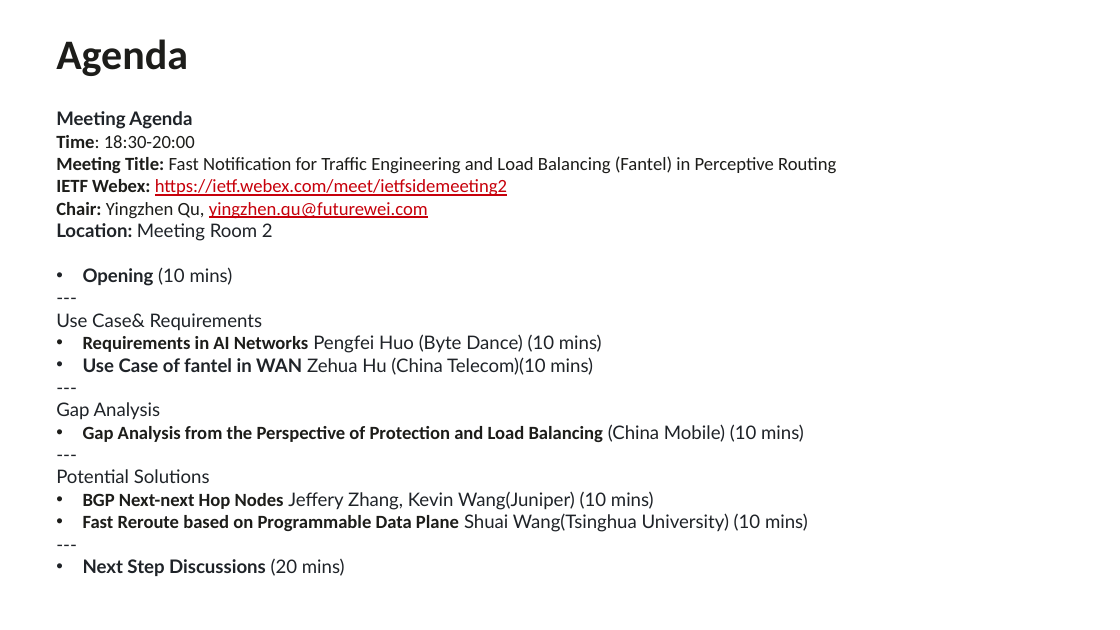
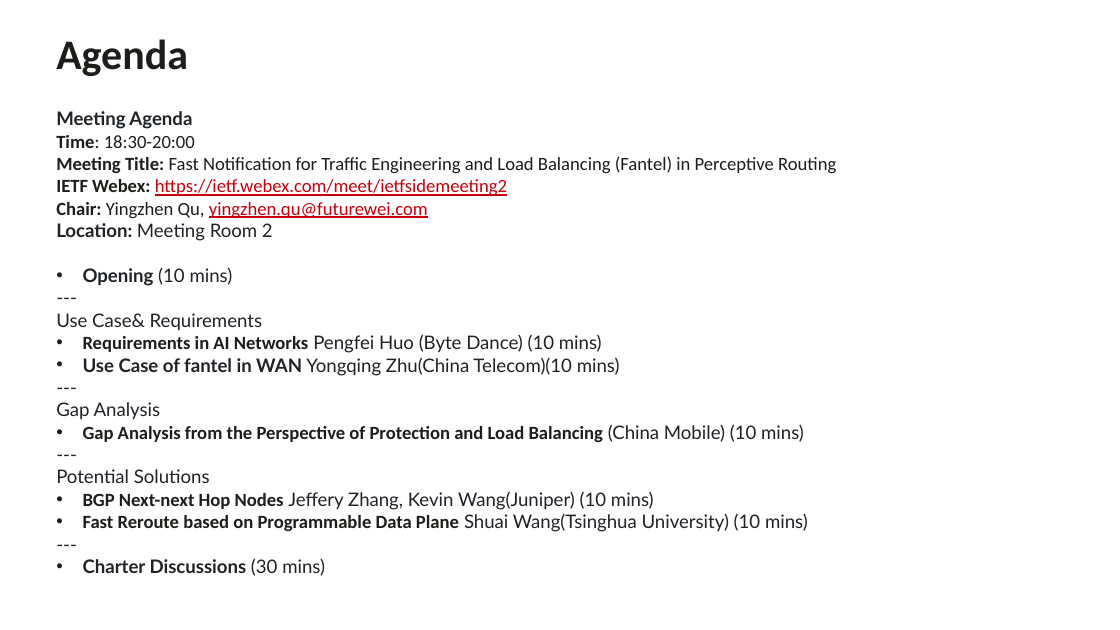
Before and after one commit to XuesongGeng/IETF-122--Fantel-Side-Meeting, a slide deck: slide 1 of IETF 122 Fantel Agenda.pptx. Drawn at 1120x630 pixels with LibreOffice and Linux fonts; fonts in the diff are those of the drawing. Boxes give left, top, right and bottom in pixels: in the first picture for what was removed or moved away, otherwise in the second. Text is boxed around its words. In the diff, an @@ line names an element or a change of style, - is before the commit and + after.

```diff
--- a/IETF 122 Fantel Agenda.pptx
+++ b/IETF 122 Fantel Agenda.pptx
@@ text at <box>83,357,620,376</box>: text changed @@
-• Use Case of fantel in WAN Zehua Hu (China Telecom)(10 mins)
+• Use Case of fantel in WAN Yongqing Zhu(China Telecom)(10 mins)
@@ text at <box>83,558,325,576</box>: text changed @@
-• Next Step Discussions (20 mins)
+• Charter Discussions (30 mins)
```
